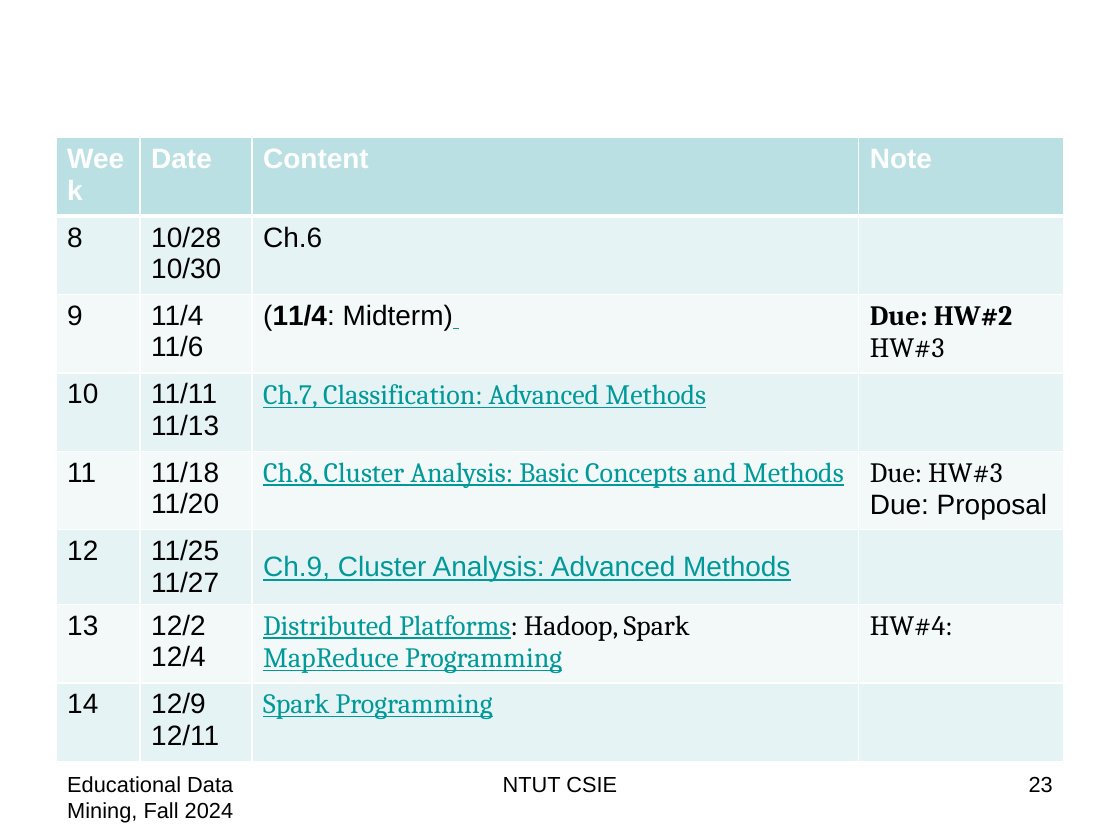
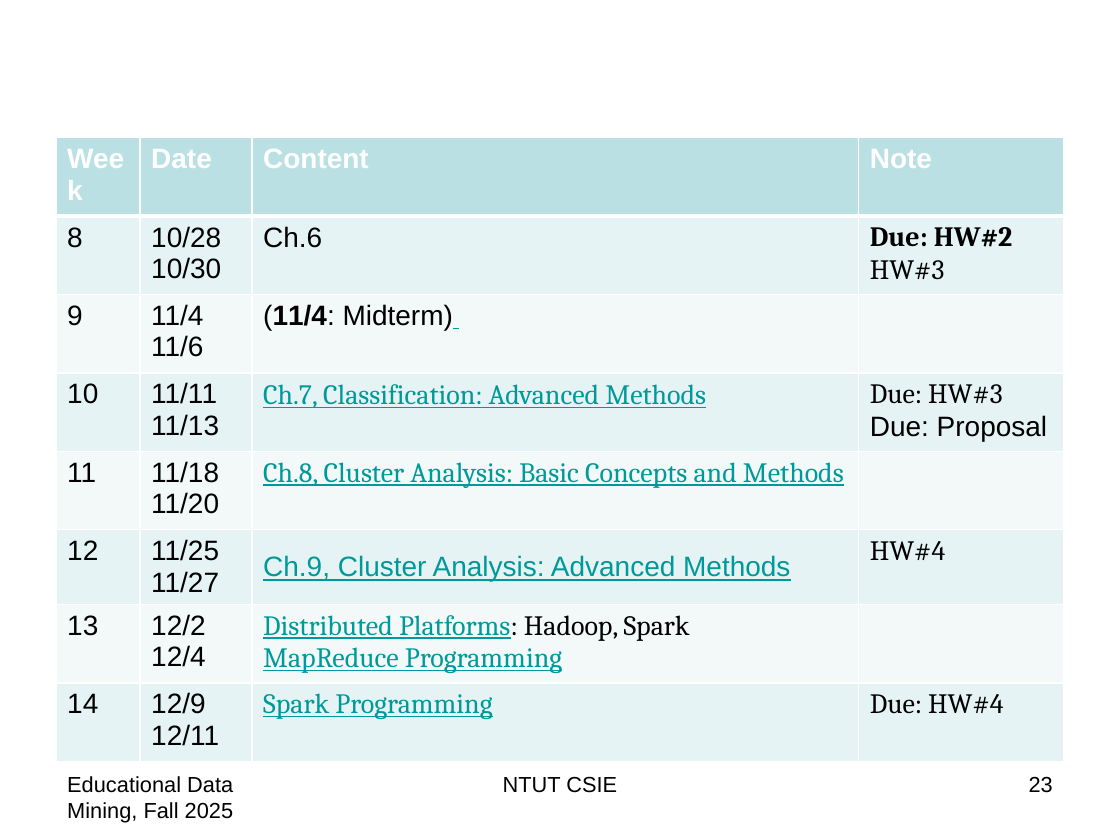
Before and after one commit to chriswjh/chriswjh.github.io, a slide deck: slide 23 of EDM/00-overview.pptx. Drawn at 1120x840 pixels with LibreOffice and Linux fonts; fonts in the diff are those of the drawing. Boxes give left, top, right and bottom in pixels: in the first picture for what was removed or moved away, otherwise in the second. Text is boxed around its words. In the diff, an @@ line names an element or a change of style, - is before the commit and + after.

```diff
--- a/EDM/00-overview.pptx
+++ b/EDM/00-overview.pptx
@@ table at box(56, 138, 1064, 765) @@
-row 2, column 4: 
+row 2, column 4: Due: HW#2 / HW#3
-row 3, column 4: Due: HW#2 / HW#3
+row 3, column 4: 
-row 4, column 4: 
+row 4, column 4: Due: HW#3 / Due: Proposal
-row 5, column 4: Due: HW#3 / Due: Proposal
+row 5, column 4: 
-row 6, column 4: 
+row 6, column 4: HW#4
-row 7, column 4: HW#4:
+row 7, column 4: 
-row 8, column 4: 
+row 8, column 4: Due: HW#4
@@ text at box(67, 776, 234, 823): text changed @@
-Educational Data Mining, Fall 2024
+Educational Data Mining, Fall 2025
```
Also in this commit, not shown: 32 other slides changed, 1 other file.
